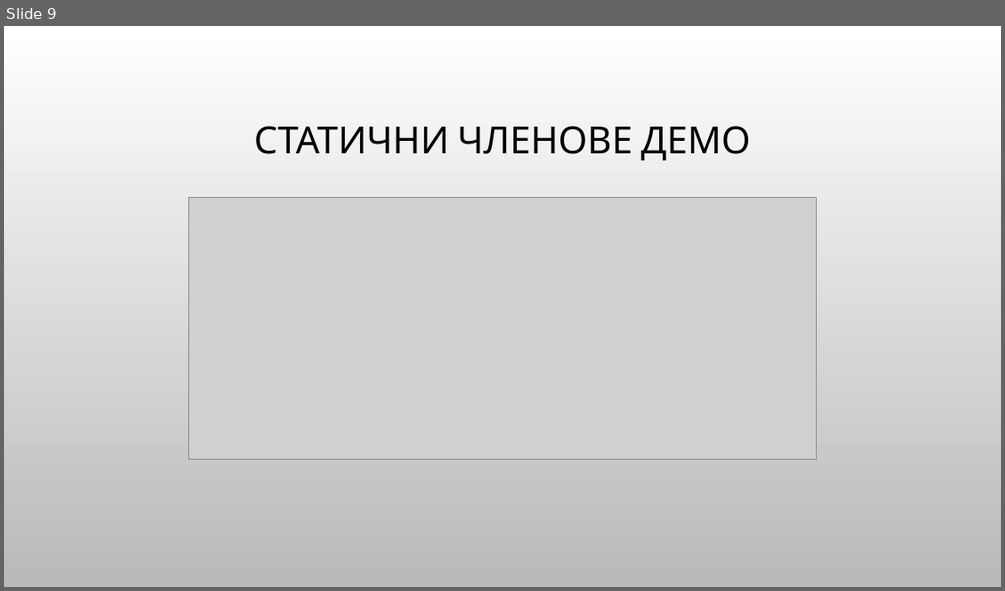
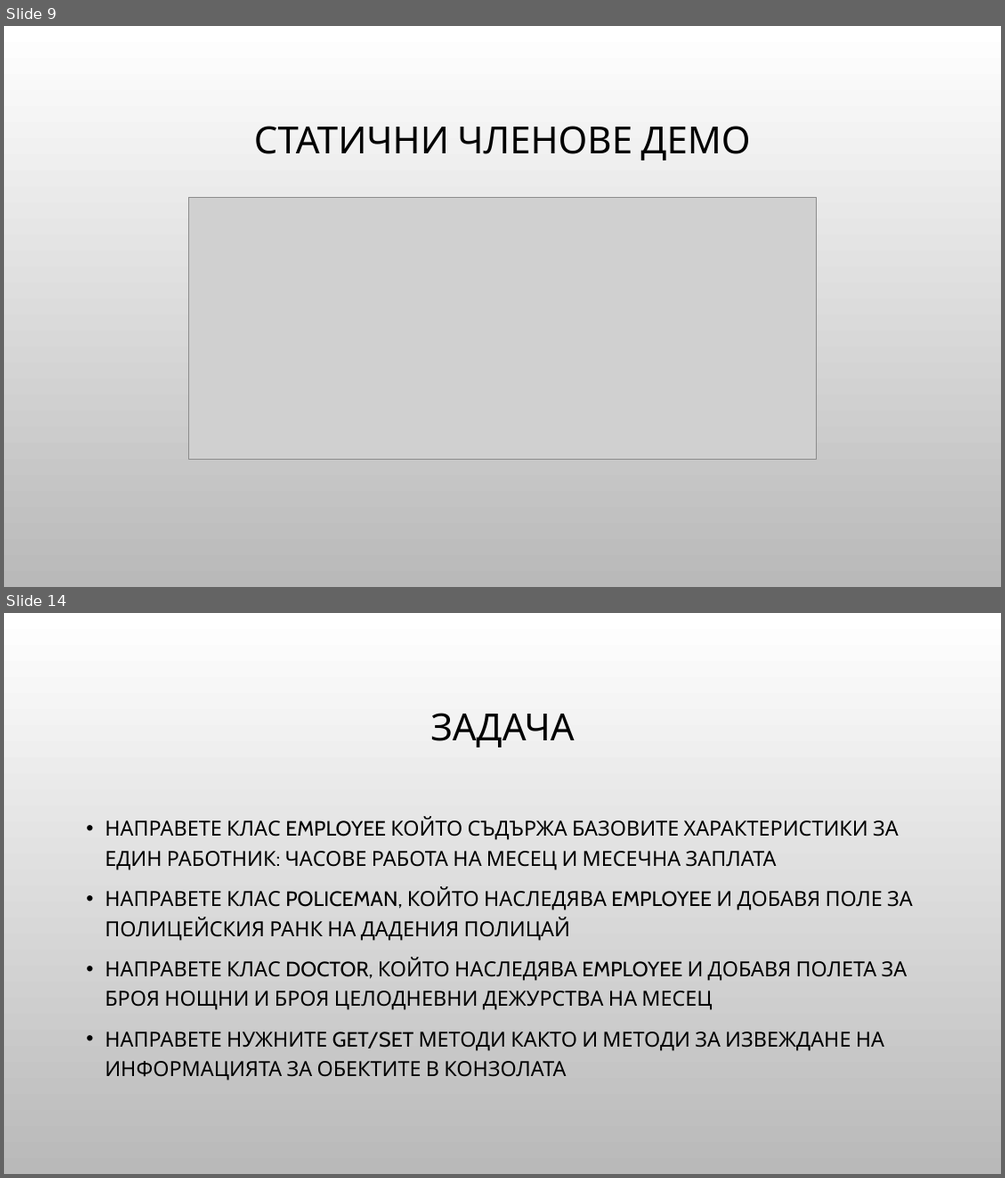
Before and after one commit to Bilyukov/php-mysql-course, a slide deck: 13.oop-in-php.pptx. Shown one above the other, each under a label of ours: slide 9 before the commit, slides 9 and 14 after it; the slides between them are not shown. The pictures are 1005x591 and 1005x1178 pixels, drawn with LibreOffice and Linux fonts; fonts in the diff are those of the drawing; grey boxes stand for pictures; background and template pictures are left out. Boxes give left, top, right and bottom in pixels: in the first picture for what was removed or moved away, otherwise in the second. Text is boxed around its words. In the diff, an @@ line names an element or a change of style, - is before the commit and + after.

```diff
--- a/13.oop-in-php.pptx
+++ b/13.oop-in-php.pptx
@@ slide 14 added at (x1=4, y1=613, x2=1001, y2=1174), background picture (left out) @@
@@ title added at (x1=430, y1=713, x2=574, y2=747), 36 pt, text #000000 @@
+ЗАДАЧА
@@ text added at (x1=105, y1=817, x2=913, y2=1080), 20 pt, text #000000 @@
+• НАПРАВЕТЕ КЛАС EMPLOYEE КОЙТО СЪДЪРЖА БАЗОВИТЕ ХАРАКТЕРИСТИКИ ЗА ЕДИН РАБОТНИК: ЧАСОВЕ РАБОТА НА МЕСЕЦ И МЕСЕЧНА ЗАПЛАТА
+• НАПРАВЕТЕ КЛАС POLICEMAN, КОЙТО НАСЛЕДЯВА EMPLOYEE И ДОБАВЯ ПОЛЕ ЗА ПОЛИЦЕЙСКИЯ РАНК НА ДАДЕНИЯ ПОЛИЦАЙ
+• НАПРАВЕТЕ КЛАС DOCTOR, КОЙТО НАСЛЕДЯВА EMPLOYEE И ДОБАВЯ ПОЛЕТА ЗА БРОЯ НОЩНИ И БРОЯ ЦЕЛОДНЕВНИ ДЕЖУРСТВА НА МЕСЕЦ
+• НАПРАВЕТЕ НУЖНИТЕ GET/SET МЕТОДИ КАКТО И МЕТОДИ ЗА ИЗВЕЖДАНЕ НА ИНФОРМАЦИЯТА ЗА ОБЕКТИТЕ В КОНЗОЛАТА
```
Also in this commit, not shown: 10 other slides added, 1 slide removed, 11 other files.
